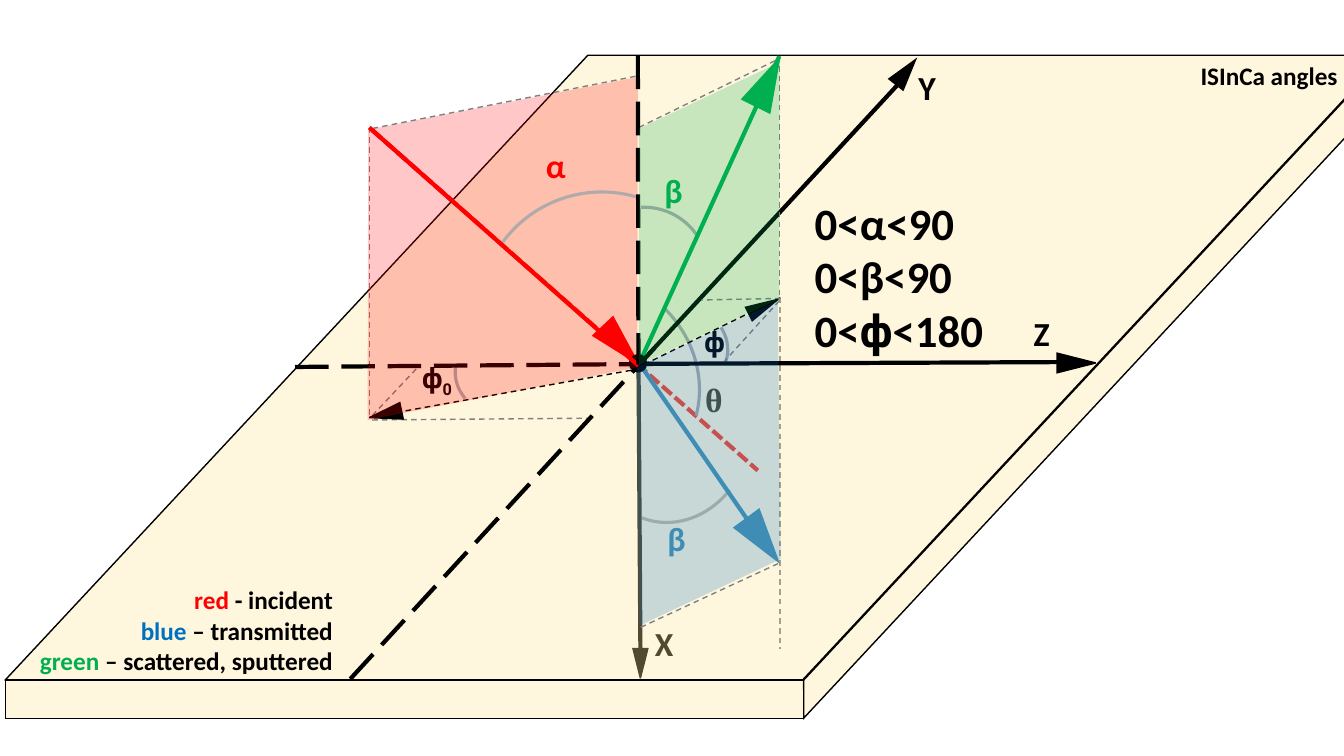
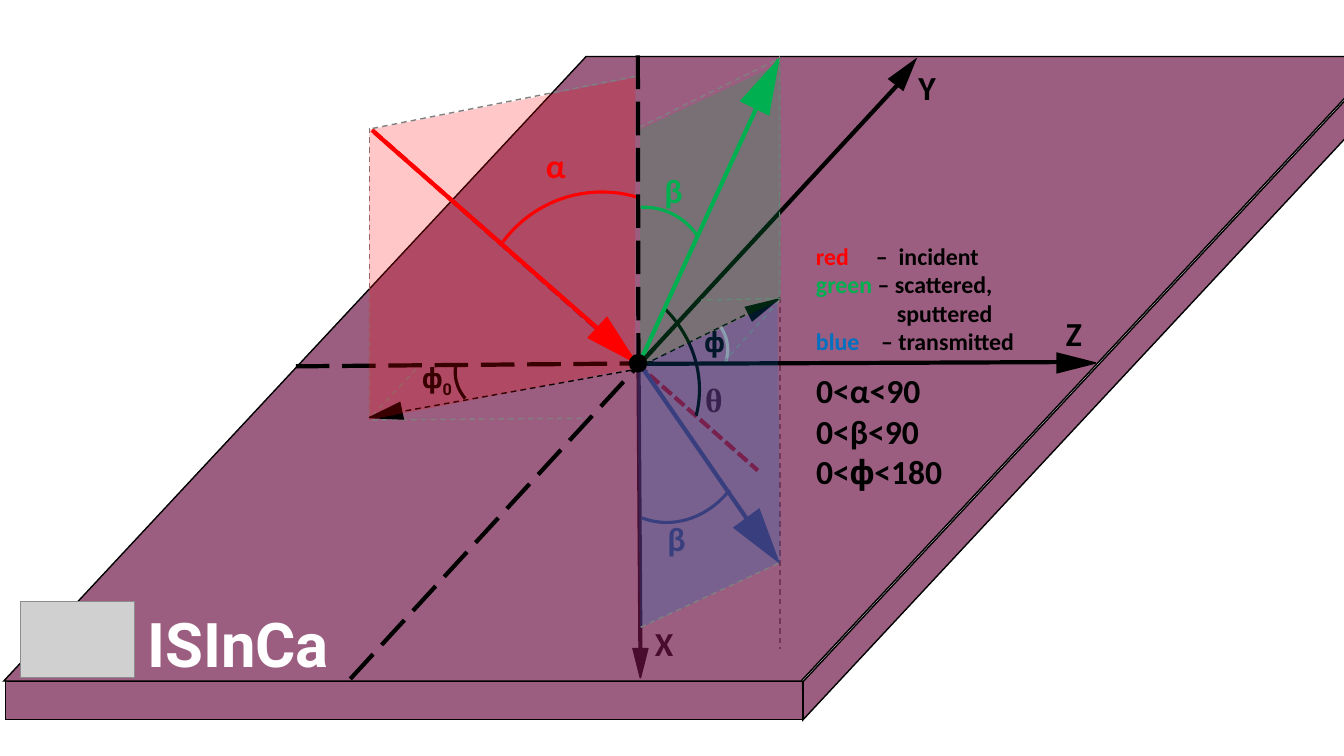
Before and after one commit to mauveferret/ISInCa, a slide deck: slide 2 of out/pictures.pptx. Drawn at 1344x756 pixels with LibreOffice and Linux fonts; fonts in the diff are those of the drawing; grey boxes stand for pictures. Boxes give left, top, right and bottom in pixels: in the first picture for what was removed or moved away, otherwise in the second. Text is boxed around its words. In the diff, an @@ line names an element or a change of style, - is before the commit and + after.

```diff
--- a/out/pictures.pptx
+++ b/out/pictures.pptx
@@ line moved from (640, 362) - (779, 56) to (640, 362) - (778, 59) @@
@@ fill #FFE699 at 32% opacity to #6C1345 at 68% opacity in 3 elements at [4,56,1344,681], [5,682,804,720], [784,58,1344,720] @@
@@ line moved from (638, 366) - (369, 128) to (639, 364) - (375, 133) @@
@@ arc (boxed as its full ellipse) at [434,148,769,483]: outline #AFABAB 2.25 pt to #FF0000 2.25 pt @@
@@ text removed at [546,161,566,179] @@
-α
@@ arc (boxed as its full ellipse) at [554,182,734,361]: outline #AFABAB 2.25 pt to #00B050 2.25 pt @@
@@ arc (boxed as its full ellipse) at [432,232,741,535]: outline #AFABAB 2.25 pt to #000000 2.25 pt; proportions changed @@
@@ text "red – incident": place and size @@
-text "red – incident" at [40,591,333,675]
+text "red – incident" at [816,248,1014,350]
@@ text at [816,248,992,326]: text changed; size 18 to 17 pt @@
-red - incident
+red – incident
+green – scattered,
+sputtered
@@ arc (boxed as its full ellipse) at [447,324,560,426]: outline #AFABAB 2.25 pt to #000000 2.25 pt @@
@@ flow chart extract at [588,318,645,374]: rotation 136 to 132 degrees @@
@@ text "Z": place and size @@
-text "Z" at [1034,324,1050,346]
+text "Z" at [1066,324,1082,346]
@@ arc (boxed as its full ellipse) at [572,332,775,546]: outline #AFABAB 2.25 pt to #0070C0 2.25 pt @@
@@ text at [816,333,1014,350]: size 18 to 17 pt in "blue – transmitted"; alignment right to left @@
@@ text "0<α<90": place and size @@
-text "0<α<90" at [815,210,983,356]
+text "0<α<90" at [816,381,942,491]
@@ text "0<α<90" at [816,381,942,491]: size 32 to 24 pt @@
@@ text "ISInCa" at [148,622,329,682]: vertical alignment top to middle @@
@@ picture added at [20,602,134,678] @@
@@ text at [148,622,329,682]: text changed; size 18 to 44 pt; font Calibri to Roboto; text colour #000000 to #FFFFFF @@
-ISInCa angles
+ISInCa
@@ text at [40,652,333,675]: paragraph removed @@
-green – scattered, sputtered
```
Also in this commit, not shown: 1 slide added, 5 other files.
